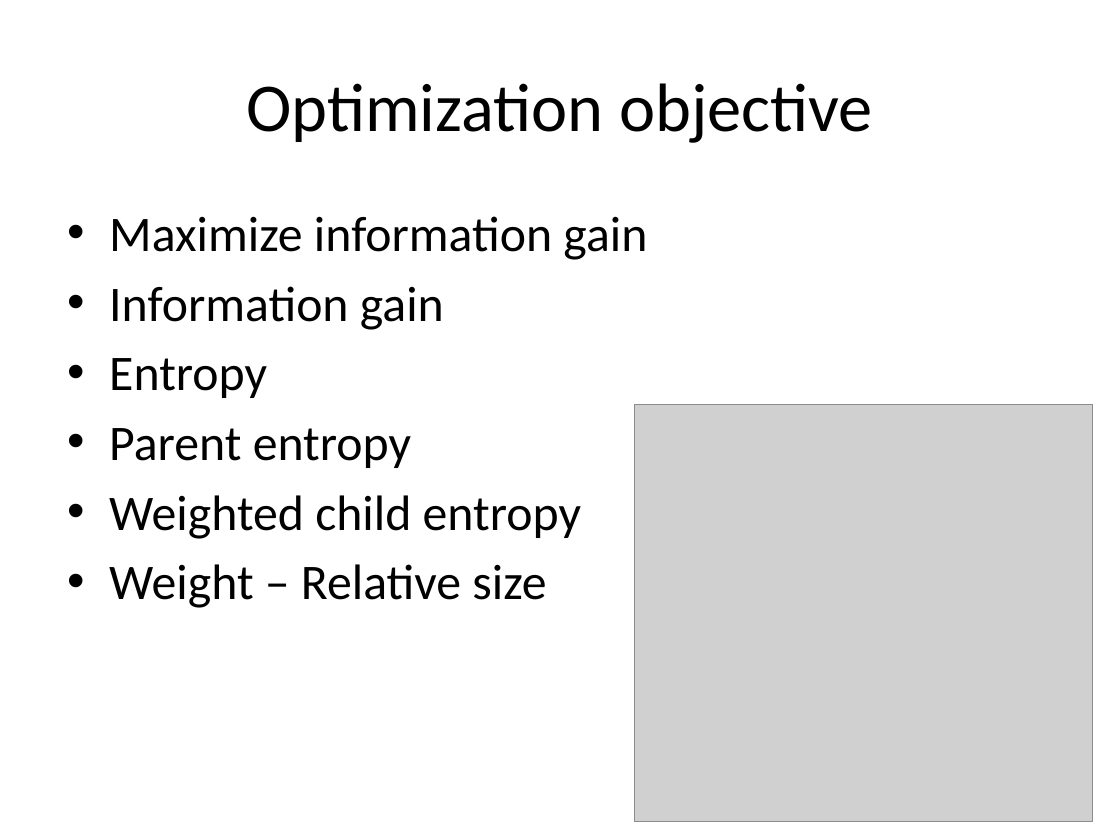
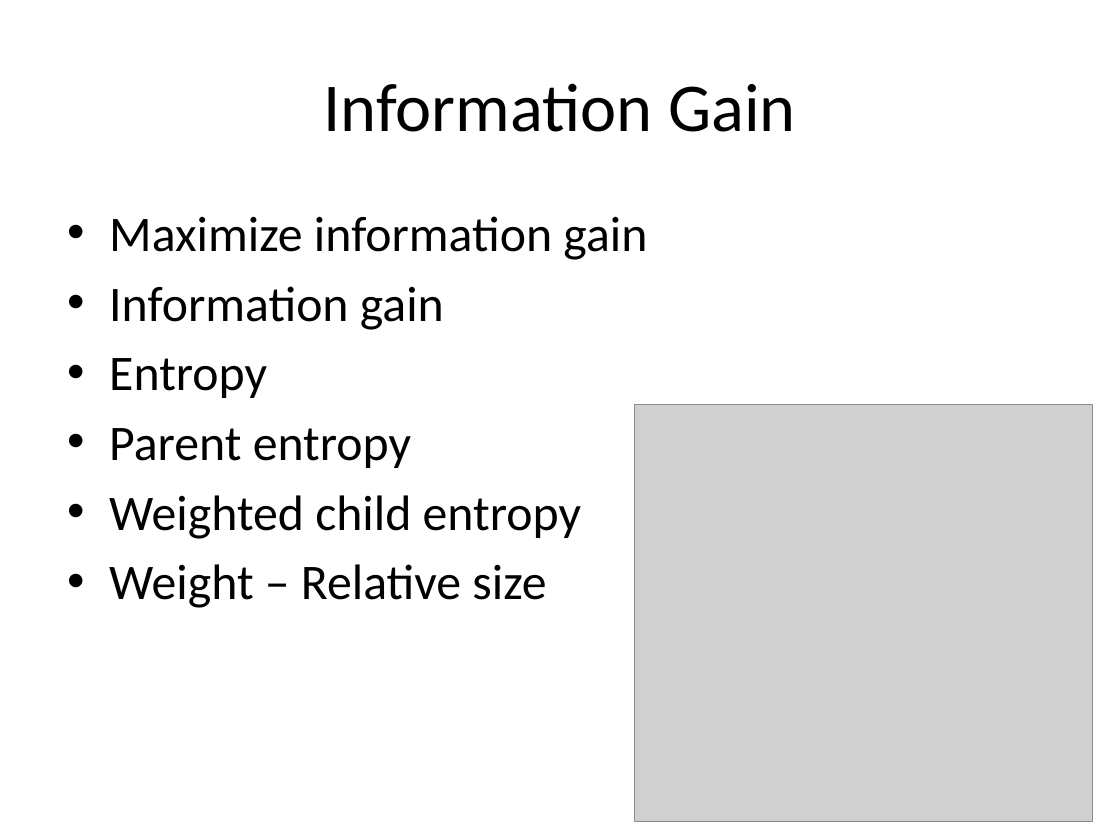
Before and after one commit to look4pritam/ArtificialIntelligence, a slide deck: slide 8 of MachineLearning/DecisionTree.pptx (slide 7 before the commit). Drawn at 1120x840 pixels with LibreOffice and Linux fonts; fonts in the diff are those of the drawing; grey boxes stand for pictures. Boxes give left, top, right and bottom in pixels: in the first picture for what was removed or moved away, otherwise in the second. Text is boxed around its words. In the diff, an @@ line names an element or a change of style, - is before the commit and + after.

```diff
--- a/MachineLearning/DecisionTree.pptx
+++ b/MachineLearning/DecisionTree.pptx
@@ title at box(324, 83, 795, 132): text changed @@
-Optimization objective
+Information Gain
```
Also in this commit, not shown: 2 other slides changed, 1 slide added.
